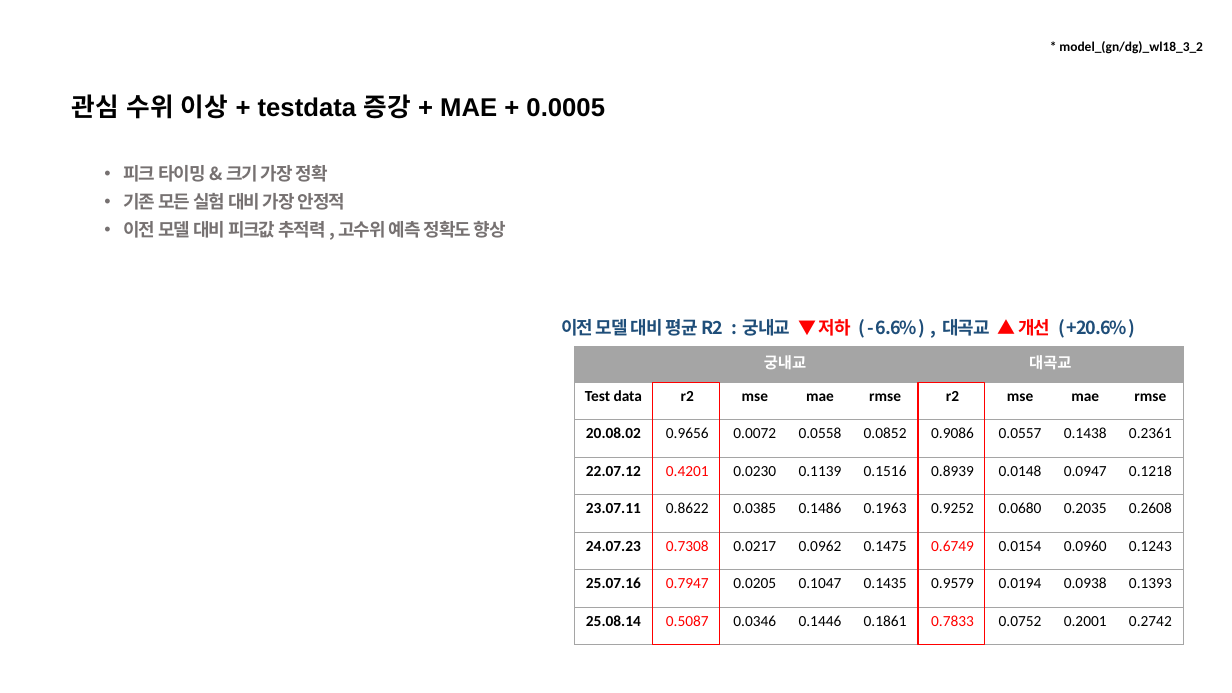
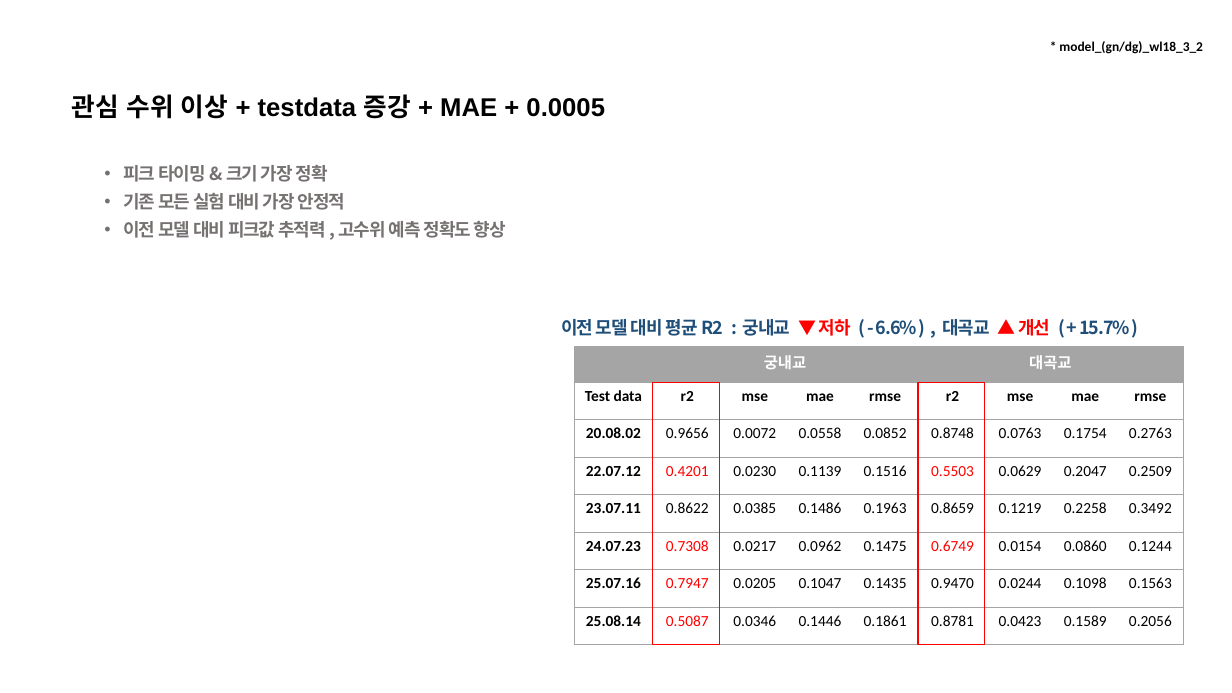
Before and after one commit to JEONGMIN0000/TrainDataCreater_LSTM, a slide deck: slide 20 of ParallelLSTM/result/Parallel LSTM 결과 보고.pptx. Drawn at 1232x693 pixels with LibreOffice and Linux fonts; fonts in the diff are those of the drawing. Boxes give left, top, right and bottom in pixels: in the first picture for what was removed or moved away, otherwise in the second. Text is boxed around its words. In the diff, an @@ line names an element or a change of style, - is before the commit and + after.

```diff
--- a/ParallelLSTM/result/Parallel LSTM 결과 보고.pptx
+++ b/ParallelLSTM/result/Parallel LSTM 결과 보고.pptx
@@ text at <box>561,319,1129,336</box>: text changed @@
-이전 모델 대비 평균 R2 : 궁내교 ▼ 저하 ( - 6.6% ) , 대곡교 ▲ 개선 ( +20.6% )
+이전 모델 대비 평균 R2 : 궁내교 ▼ 저하 ( - 6.6% ) , 대곡교 ▲ 개선 ( + 15.7% )
@@ table at <box>575,347,1187,645</box> @@
-row 3: 20.08.02 | 0.9656 | 0.0072 | 0.0558 | 0.0852 | 0.9086 | 0.0557 | 0.1438 | 0.2361
+row 3: 20.08.02 | 0.9656 | 0.0072 | 0.0558 | 0.0852 | 0.8748 | 0.0763 | 0.1754 | 0.2763
-row 4: 22.07.12 | 0.4201 | 0.0230 | 0.1139 | 0.1516 | 0.8939 | 0.0148 | 0.0947 | 0.1218
+row 4: 22.07.12 | 0.4201 | 0.0230 | 0.1139 | 0.1516 | 0.5503 | 0.0629 | 0.2047 | 0.2509
-row 5: 23.07.11 | 0.8622 | 0.0385 | 0.1486 | 0.1963 | 0.9252 | 0.0680 | 0.2035 | 0.2608
+row 5: 23.07.11 | 0.8622 | 0.0385 | 0.1486 | 0.1963 | 0.8659 | 0.1219 | 0.2258 | 0.3492
-row 6, column 8: 0.0960
+row 6, column 8: 0.0860
-row 6, column 9: 0.1243
+row 6, column 9: 0.1244
-row 7: 25.07.16 | 0.7947 | 0.0205 | 0.1047 | 0.1435 | 0.9579 | 0.0194 | 0.0938 | 0.1393
+row 7: 25.07.16 | 0.7947 | 0.0205 | 0.1047 | 0.1435 | 0.9470 | 0.0244 | 0.1098 | 0.1563
-row 8: 25.08.14 | 0.5087 | 0.0346 | 0.1446 | 0.1861 | 0.7833 | 0.0752 | 0.2001 | 0.2742
+row 8: 25.08.14 | 0.5087 | 0.0346 | 0.1446 | 0.1861 | 0.8781 | 0.0423 | 0.1589 | 0.2056
```
Also in this commit, not shown: 1 other slide changed, 5 other files.
